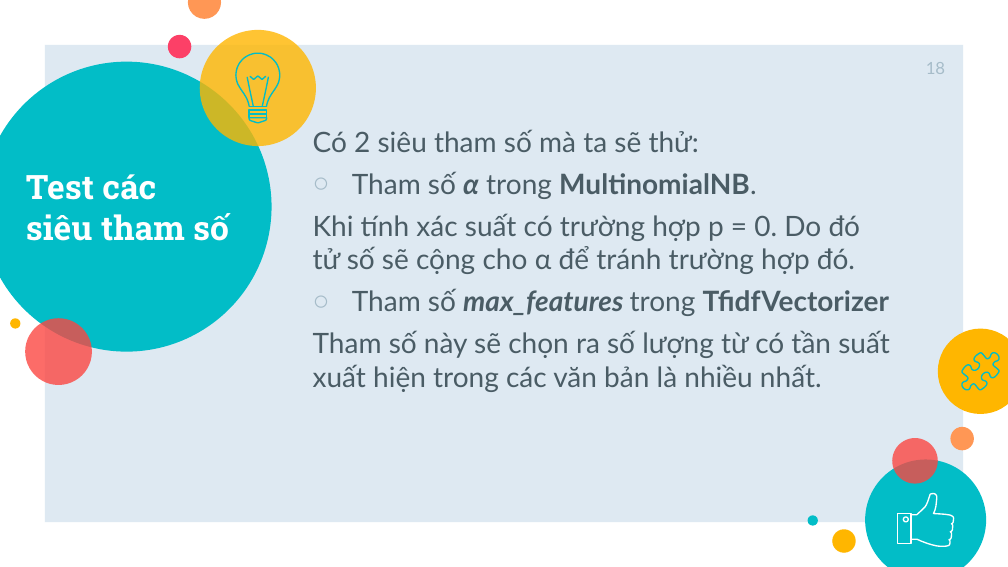
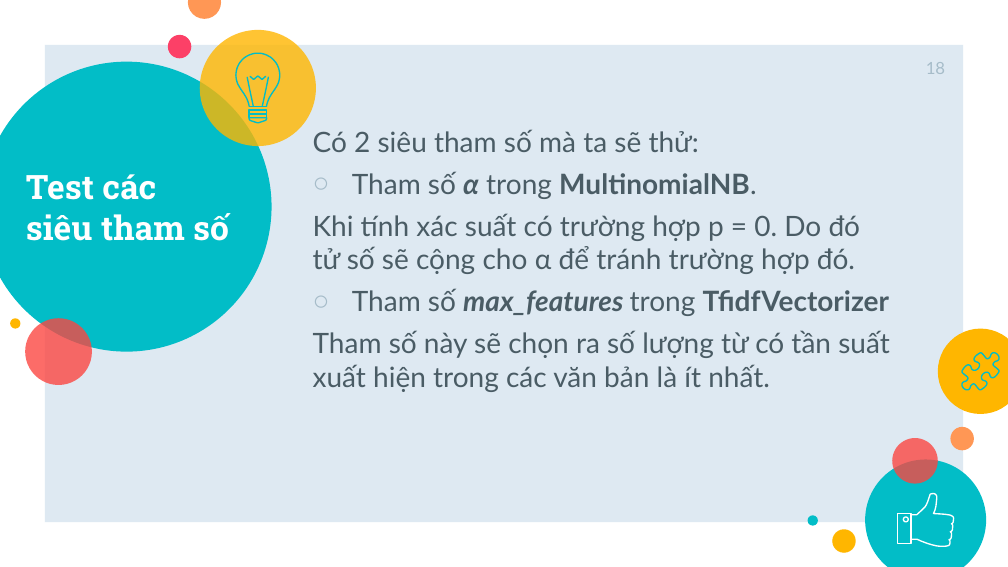
Before and after one commit to nttung2603/DoAnCK_NMKHDL, a slide deck: slide 18 of Slide_DoAnCuoiKy_NMKHDL.pptx. Drawn at 1008x567 pixels with LibreOffice and Linux fonts; fonts in the diff are those of the drawing. Boxes give left, top, right and bottom in pixels: in the first picture for what was removed or moved away, otherwise in the second. Text is boxed around its words. In the diff, an @@ line names an element or a change of style, - is before the commit and + after.

```diff
--- a/Slide_DoAnCuoiKy_NMKHDL.pptx
+++ b/Slide_DoAnCuoiKy_NMKHDL.pptx
@@ text at (313,330,890,392): text changed @@
-Tham số này sẽ chọn ra số lượng từ có tần suất xuất hiện trong các văn bản là nhiều nhất.
+Tham số này sẽ chọn ra số lượng từ có tần suất xuất hiện trong các văn bản là ít nhất.
```
Also in this commit, not shown: 1 other slide changed, 1 slide added.
